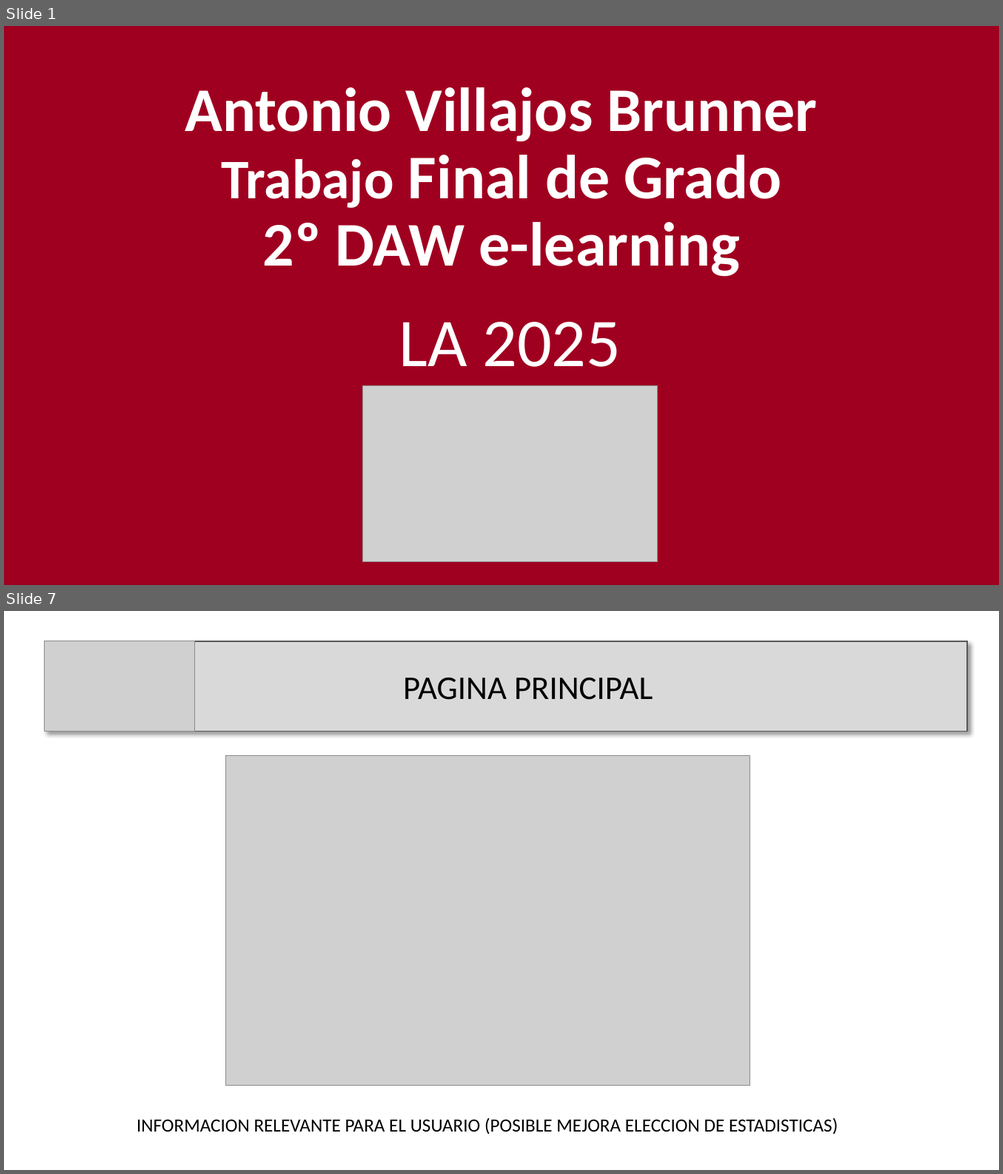
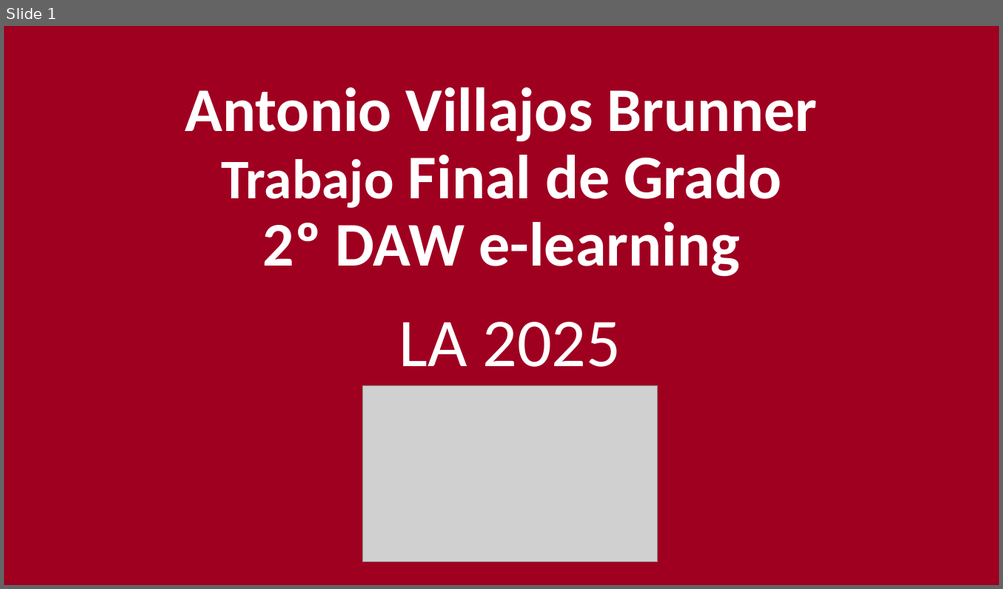
Before and after one commit to anvil555/La2025, a slide deck: Documentacion/Presentacion.pptx. Shown one above the other, each under a label of ours: slides 1 and 7 before the commit, slide 1 after it; the slides between them are not shown. The pictures are 1003x1174 and 1003x589 pixels, drawn with LibreOffice and Linux fonts; fonts in the diff are those of the drawing; grey boxes stand for pictures. Boxes give left, top, right and bottom in pixels: in the first picture for what was removed or moved away, otherwise in the second. Text is boxed around its words. In the diff, an @@ line names an element or a change of style, - is before the commit and + after.

```diff
--- a/Documentacion/Presentacion.pptx
+++ b/Documentacion/Presentacion.pptx
@@ slide 7 removed at (4, 611, 999, 1170), background #FFFFFF @@
@@ rectangle removed at (44, 641, 967, 732) @@
-PAGINA PRINCIPAL
@@ picture removed at (44, 641, 194, 732) @@
@@ picture removed at (225, 756, 750, 1086) @@
@@ text removed at (136, 1118, 837, 1135) @@
-INFORMACION RELEVANTE PARA EL USUARIO (POSIBLE MEJORA ELECCION DE ESTADISTICAS)
```
Also in this commit, not shown: 2 slides changed, 3 slides added, 15 other slides removed, 9 other files.
